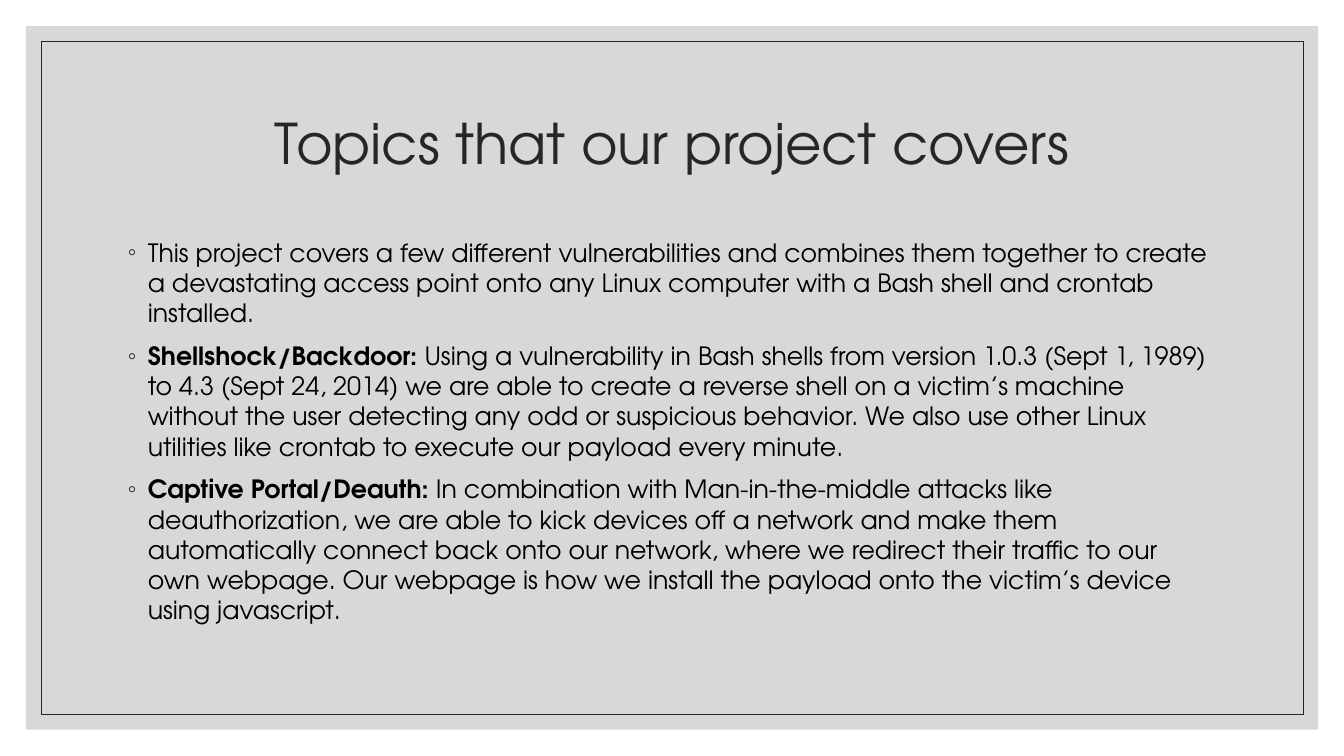
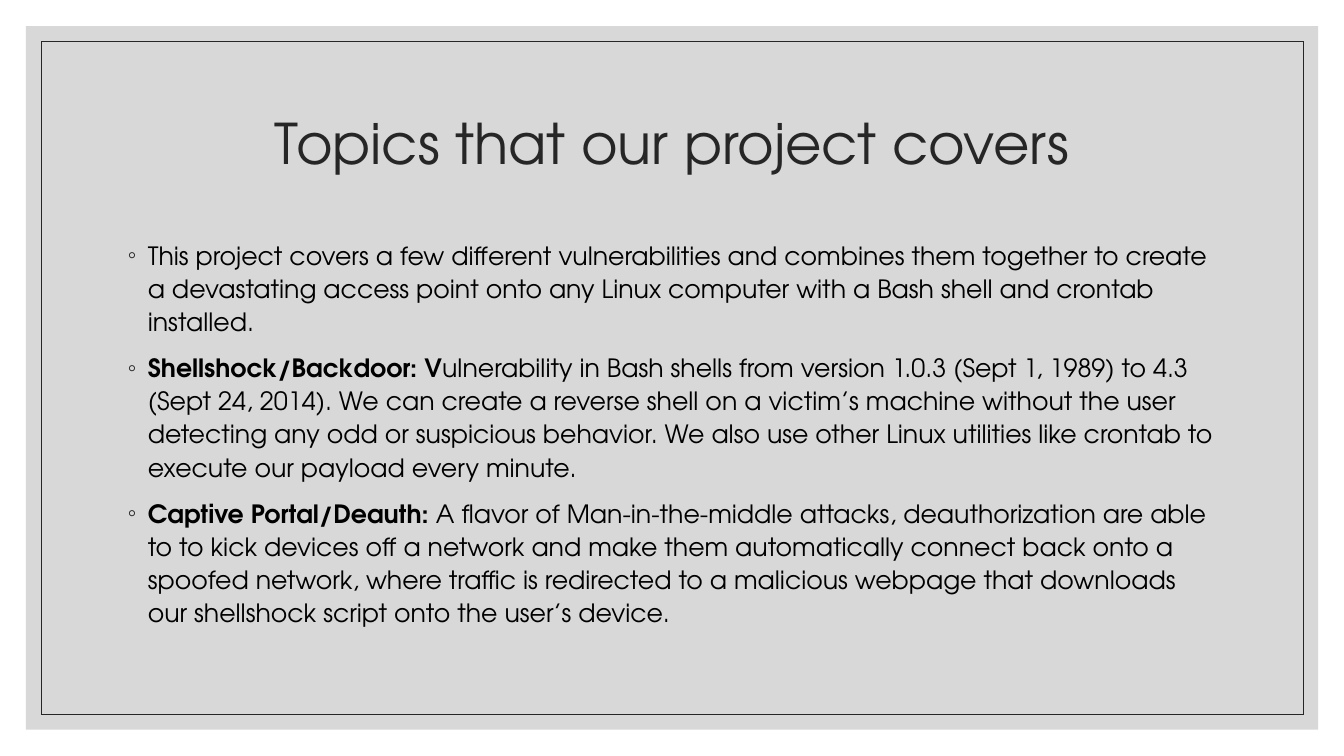
Before and after one commit to JulianKeller/cs425-backdoor, a slide deck: slide 2 of Documents/Remote_attacks_and_backdoors.pptx. Drawn at 1344x756 pixels with LibreOffice and Linux fonts; fonts in the diff are those of the drawing. Boxes give left, top, right and bottom in pixels: in the first picture for what was removed or moved away, otherwise in the second. Text is boxed around its words. In the diff, an @@ line names an element or a change of style, - is before the commit and + after.

```diff
--- a/Documents/Remote_attacks_and_backdoors.pptx
+++ b/Documents/Remote_attacks_and_backdoors.pptx
@@ text at [148, 246, 1207, 332]: line spacing 1 to 1.1 @@
@@ text at [148, 358, 1212, 627]: text changed @@
-◦ Shellshock/Backdoor: Using a vulnerability in Bash shells from version 1.0.3 (Sept 1, 1989) to 4.3 (Sept 24, 2014) we are able to create a reverse shell on a victim’s machine without the user detecting any odd or suspicious behavior. We also use other Linux utilities like crontab to execute our payload every minute.
-◦ Captive Portal/Deauth: In combination with Man-in-the-middle attacks like deauthorization, we are able to kick devices off a network and make them automatically connect back onto our network, where we redirect their traffic to our own webpage. Our webpage is how we install the payload onto the victim’s device using javascript.
+◦ Shellshock/Backdoor: Vulnerability in Bash shells from version 1.0.3 (Sept 1, 1989) to 4.3 (Sept 24, 2014). We can create a reverse shell on a victim’s machine without the user detecting any odd or suspicious behavior. We also use other Linux utilities like crontab to execute our payload every minute.
+◦ Captive Portal/Deauth: A flavor of Man-in-the-middle attacks, deauthorization are able to to kick devices off a network and make them automatically connect back onto a spoofed network, where traffic is redirected to a malicious webpage that downloads our shellshock script onto the user’s device.
```
Also in this commit, not shown: 5 other slides changed, 1 slide added.
